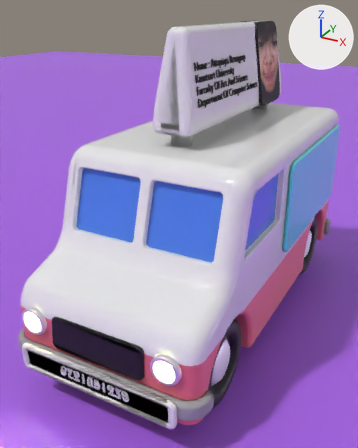
Before and after pictures for a commit that changed the glTF model 3dmodels/van.glb.
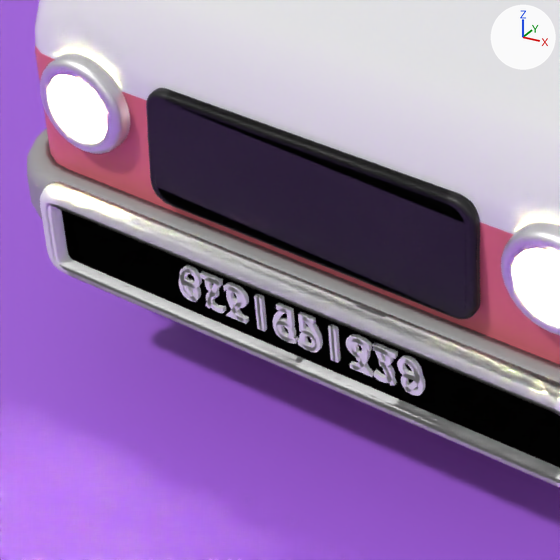
Each version is shown whole from a 50 mm camera at (4.74, -10.05, 7.68) aimed at (-0.39, -0.72, 3.01), then close up on the part from 3% to 47% of the width and 65% to 100% of the height. The lights are fixed; the arrows at upper right show +X, +Y and +Z. The last two pictures show the newer version. Where no turn or scale is listed for an object, it has been applied to the vertices. Vertices at exactly the same position are counted once.
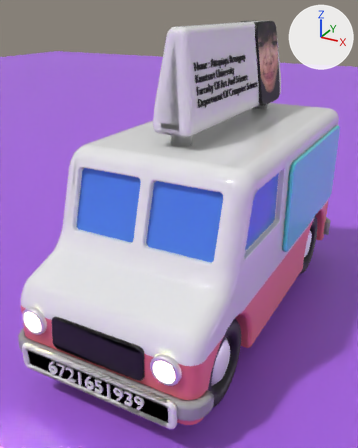
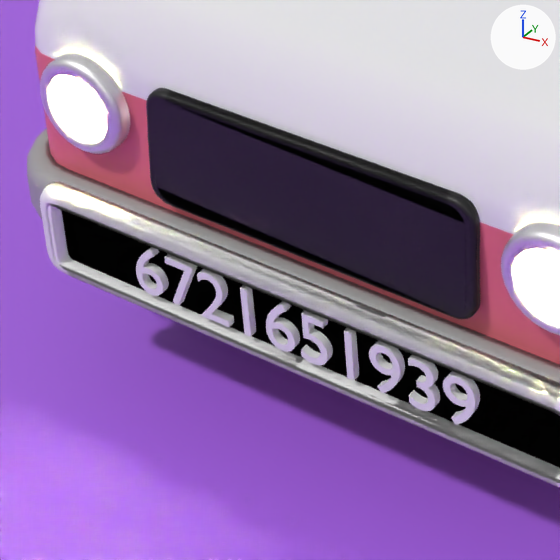
Location of each change, (x1, y1, x2, y2) in pixels of the close-ups (560 x 560 px):
'Text.001', added
    after: (136, 247, 480, 424)
part 1 of me_circle_003, deleted
    before: (179, 265, 425, 396)

The edits, one by one:
me_circle_003 is used by ob_circle; location (0.0, 0.0, 1.438).
me_circle_003 had 40873 vertices, 81042 faces and spanned x -2.12..2.12, y -4.68..4.59, z -0.89..5.9.
me_circle_003 now has 37529 vertices, 74204 faces and spans x -2.12..2.12, y -4.68..4.59, z -0.89..5.9.
me_circle_003 part 1: 20 loose pieces with 3344 vertices, spanning x -0.76..0.76, y -4.63..-4.6, z -0.08..0.14, are deleted.
Other edits to the shape of me_circle_003 do not show in these pictures.
Mesh me_text is new.
It has 1672 vertices, 3320 faces and spans x 0.02..2.13, y -0.02..0.02, z 0.0..0.3.
Object 'Text.001' (ob_text_001) is new; it shows me_text.
Its location is (-1.051, -4.637, 1.321).
